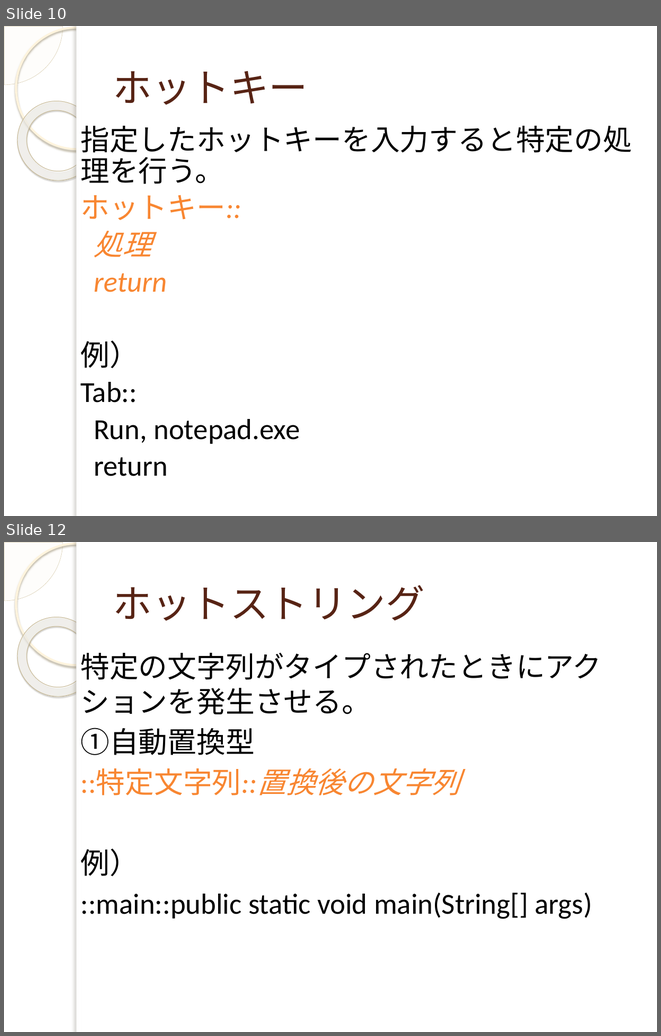
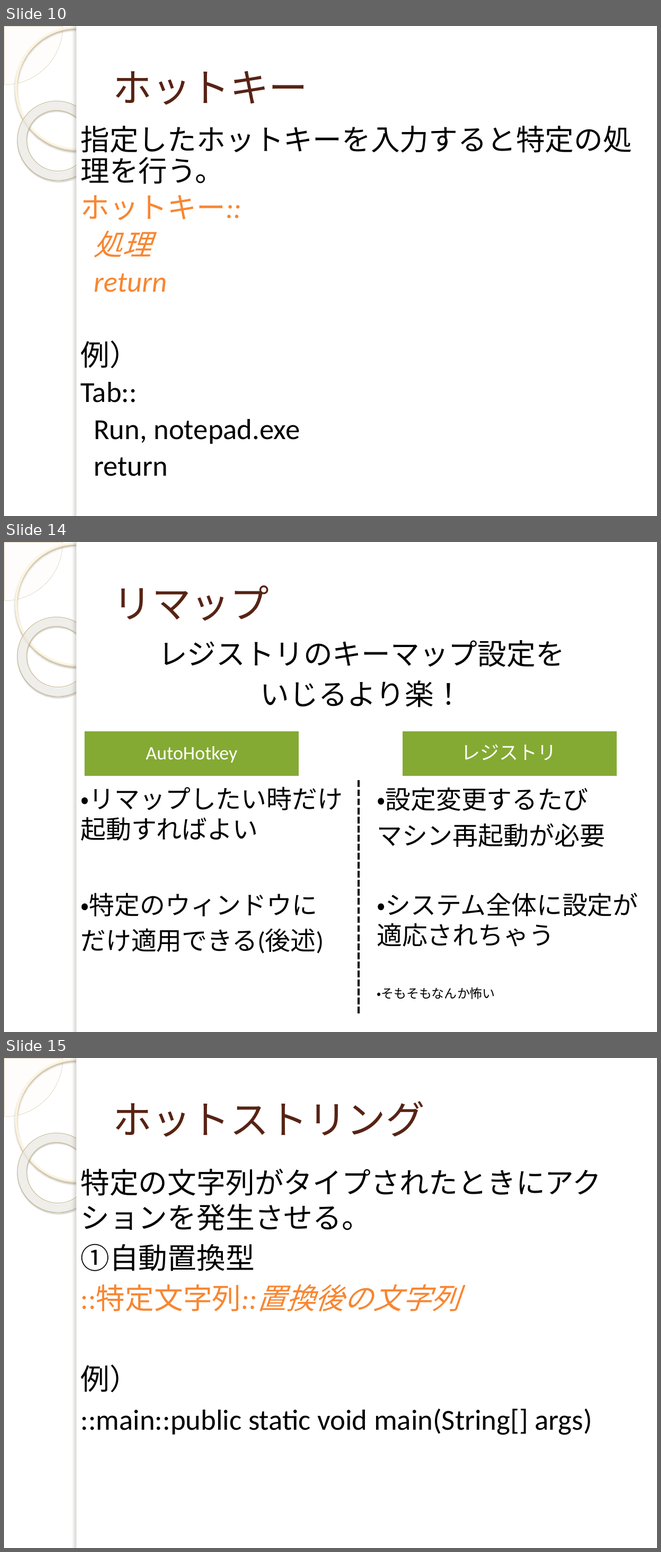
Before and after one commit to yuridonus/FEstudy, a slide deck: autoHotkey.pptx. Shown one above the other, each under a label of ours: slides 10 and 12 before the commit, slides 10, 14 and 15 after it; the slides between them are not shown. The pictures are 661x1036 and 661x1552 pixels, drawn with LibreOffice and Linux fonts; fonts in the diff are those of the drawing; background and template pictures are left out. Boxes give left, top, right and bottom in pixels: in the first picture for what was removed or moved away, otherwise in the second. Text is boxed around its words. In the diff, an @@ line names an element or a change of style, - is before the commit and + after.

```diff
--- a/autoHotkey.pptx
+++ b/autoHotkey.pptx
@@ slide 14 added at (4,542,657,1032), background picture (left out); not listed: 5 template elements that a slide beside it also shows @@
@@ title added at (113,585,269,621), 43 pt, text #572314 @@
+リマップ
@@ text added at (158,640,565,707), 32 pt, text #000000 @@
+レジストリのキーマップ設定を
+いじるより楽！
@@ rectangle added at (84,730,300,776), fill #84AA33, outline #FFFFFF 2 pt @@
@@ rectangle added at (402,730,618,776), fill #84AA33, outline #FFFFFF 2 pt @@
@@ text added at (146,746,238,762), 21 pt, text #FFFFFF @@
+AutoHotkey
@@ text added at (461,744,557,760), 21 pt, text #FFFFFF @@
+レジストリ
@@ text added at (80,786,343,840), 28 pt, text #000000 @@
+・リマップしたい時だけ起動すればよい
@@ line added from (359, 780) to (359, 1013), #000000 2.5 pt dashed @@
@@ text added at (377,787,605,847), 28 pt, text #000000 @@
+・設定変更するたび
+マシン再起動が必要
@@ text added at (80,892,324,953), 28 pt, text #000000 @@
+・特定のウィンドウに
+だけ適用できる(後述)
@@ text added at (377,892,638,946), 28 pt, text #000000 @@
+・システム全体に設定が適応されちゃう
@@ text added at (377,987,495,999), 14 pt, text #000000 @@
+・そもそもなんか怖い
@@ what was slide 12 is now slide 15 @@
```
Also in this commit, not shown: 4 slides changed, 11 other slides added, 1 other file.
